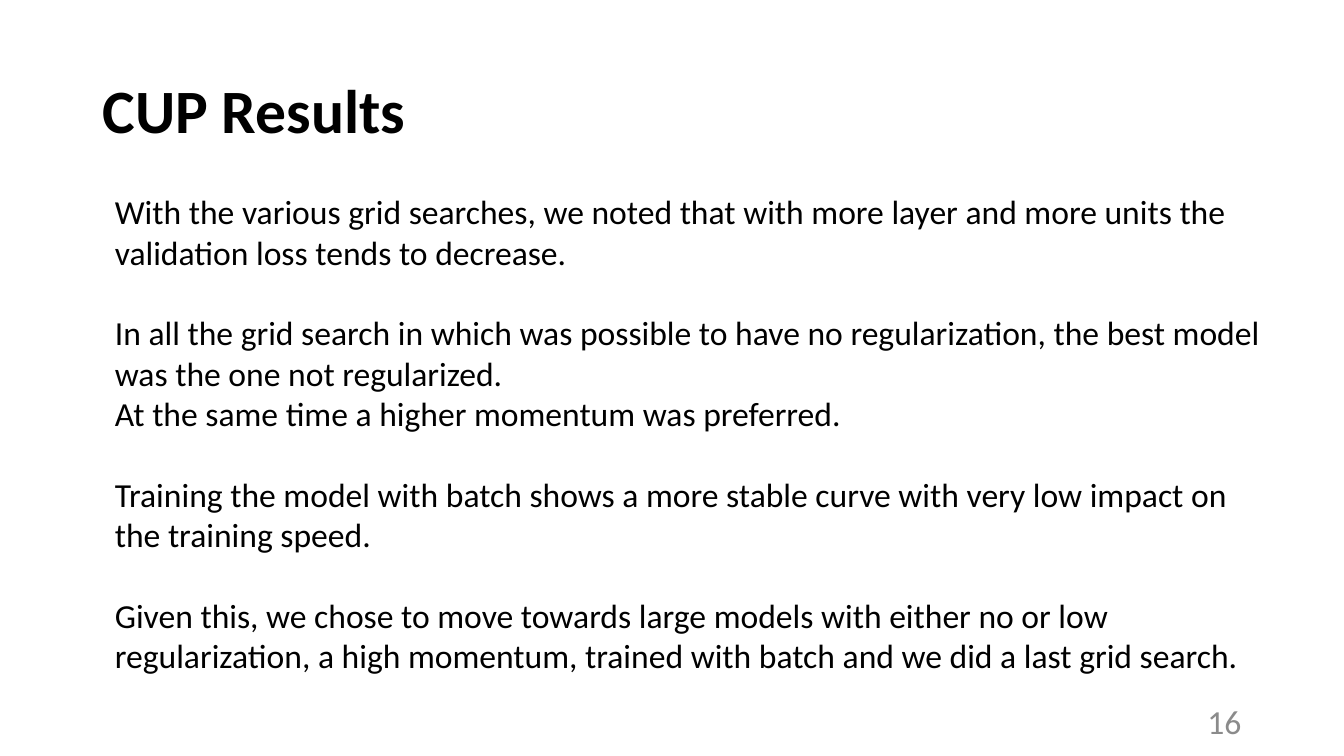
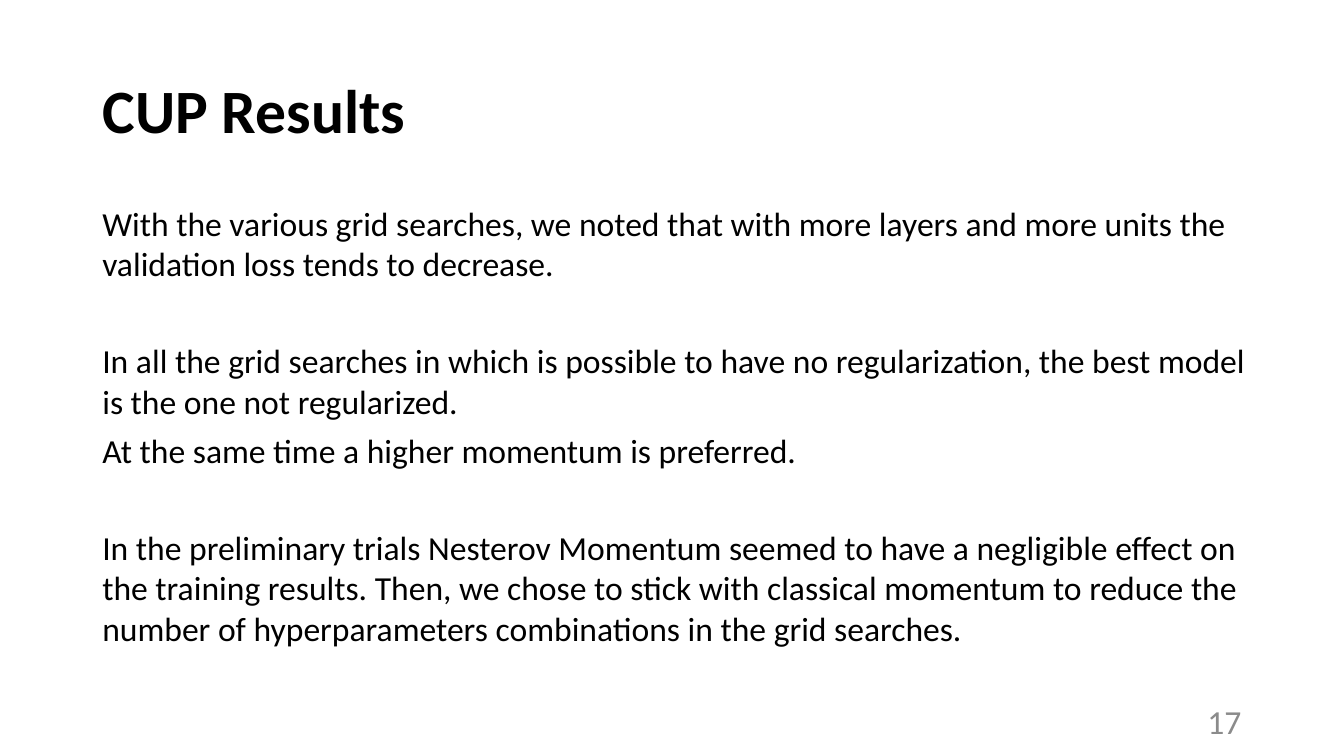
Before and after one commit to tommasoDR/NN-Implementation, a slide deck: slide 17 of Report.pptx (slide 16 before the commit). Drawn at 1344x756 pixels with LibreOffice and Linux fonts; fonts in the diff are those of the drawing. Boxes give left, top, right and bottom in pixels: in the first picture for what was removed or moved away, otherwise in the second. Text is boxed around its words. In the diff, an @@ line names an element or a change of style, - is before the commit and + after.

```diff
--- a/Report.pptx
+++ b/Report.pptx
@@ text at [102, 212, 1245, 647]: text changed @@
-With the various grid searches, we noted that with more layer and more units the validation loss tends to decrease.
-In all the grid search in which was possible to have no regularization, the best model was the one not regularized.
-At the same time a higher momentum was preferred.
-Training the model with batch shows a more stable curve with very low impact on the training speed.
-Given this, we chose to move towards large models with either no or low regularization, a high momentum, trained with batch and we did a last grid search.
+With the various grid searches, we noted that with more layers and more units the validation loss tends to decrease.
+In all the grid searches in which is possible to have no regularization, the best model is the one not regularized.
+At the same time a higher momentum is preferred.
+In the preliminary trials Nesterov Momentum seemed to have a negligible effect on the training results. Then, we chose to stick with classical momentum to reduce the number of hyperparameters combinations in the grid searches.
@@ page number at [1207, 712, 1241, 734]: text changed @@
-16
+17
```
Also in this commit, not shown: 11 other slides changed, 3 slides added, 4 other files.
